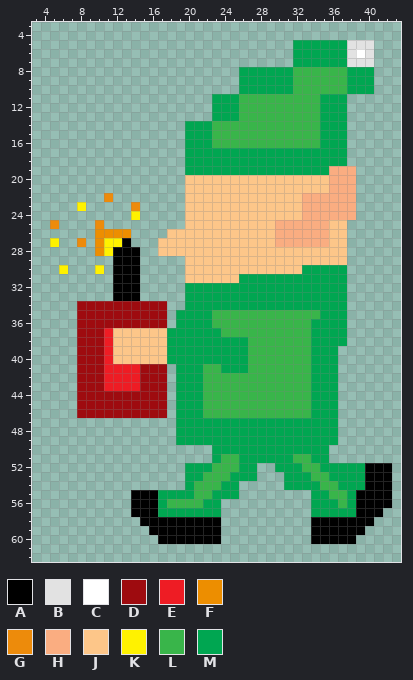
Two states of a pixel-art sprite, sprites/Elfman/befee652-f75b-44b6-8519-62f497fc8ee9.png. The picture above was drawn from the file before the commit.
The file is 64x64 pixels. Shown: x 3..43, y 3..62.
Palette (. is transparent): A #000000  B #e2e2e2  C #ffffff  D #9e0b0f  E #ee1c24  F #ed8e00  G #ed8b0b  H #faad81  J #fdc689  K #fff200  L #39b54a  M #00a651
Pixels before (only the part around the change), first column x 3:
 8 ..................
 9 ..................
10 ..................
11 ..................
12 ..................
13 ..................
14 .................M
15 .................M
16 .................M
17 .................M
18 .................M
19 .................M
20 .................J
21 .................J
22 ........G........J
23 .....K.....G.....J
24 ...........K.....J
25 ..G....G.........J
26 .......FFFF....JJJ
27 ..K..G.FKKA...JJJJ
28 .......FKAAA..JJJJ
29 .........AAA.....J
30 ...K...K.AAA.....J
31 .........AAA.....J
32 .........AAA.....M
33 .........AAA.....M
34 .....DDDDDDDDDD..M
35 .....DDDDDDDDDD.MM
36 .....DDDDDDDDDD.MM
37 .....DDDEJJJJJJMMM
38 .....DDDEJJJJJJMMM
39 .....DDDEJJJJJJMMM
40 .....DDDEJJJJJJMMM
41 .....DDDEEEEDDD.MM
42 .....DDDEEEEDDD.MM
43 .....DDDEEEEDDD.MM
44 .....DDDDDDDDDD.MM
45 .....DDDDDDDDDD.MM
Once edited:
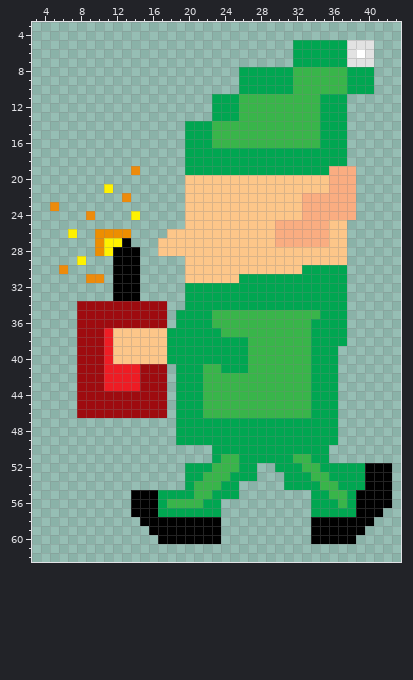
Difference:
{"y":19,"x":14,"old":".","new":"G"}
{"y":21,"x":11,"old":".","new":"K"}
{"y":22,"x":11,"old":"G","new":"."}
{"y":22,"x":13,"old":".","new":"G"}
{"y":23,"x":5,"old":".","new":"G"}
{"y":23,"x":8,"old":"K","new":"."}
{"y":23,"x":14,"old":"G","new":"."}
{"y":24,"x":9,"old":".","new":"G"}
{"y":25,"x":5,"old":"G","new":"."}
{"y":25,"x":10,"old":"G","new":"."}
{"y":26,"x":7,"old":".","new":"K"}
{"y":27,"x":5,"old":"K","new":"."}
{"y":27,"x":8,"old":"G","new":"."}
{"y":29,"x":8,"old":".","new":"K"}
{"y":30,"x":6,"old":"K","new":"G"}
{"y":30,"x":10,"old":"K","new":"."}
{"y":31,"x":9,"old":"..","new":"GG"}
